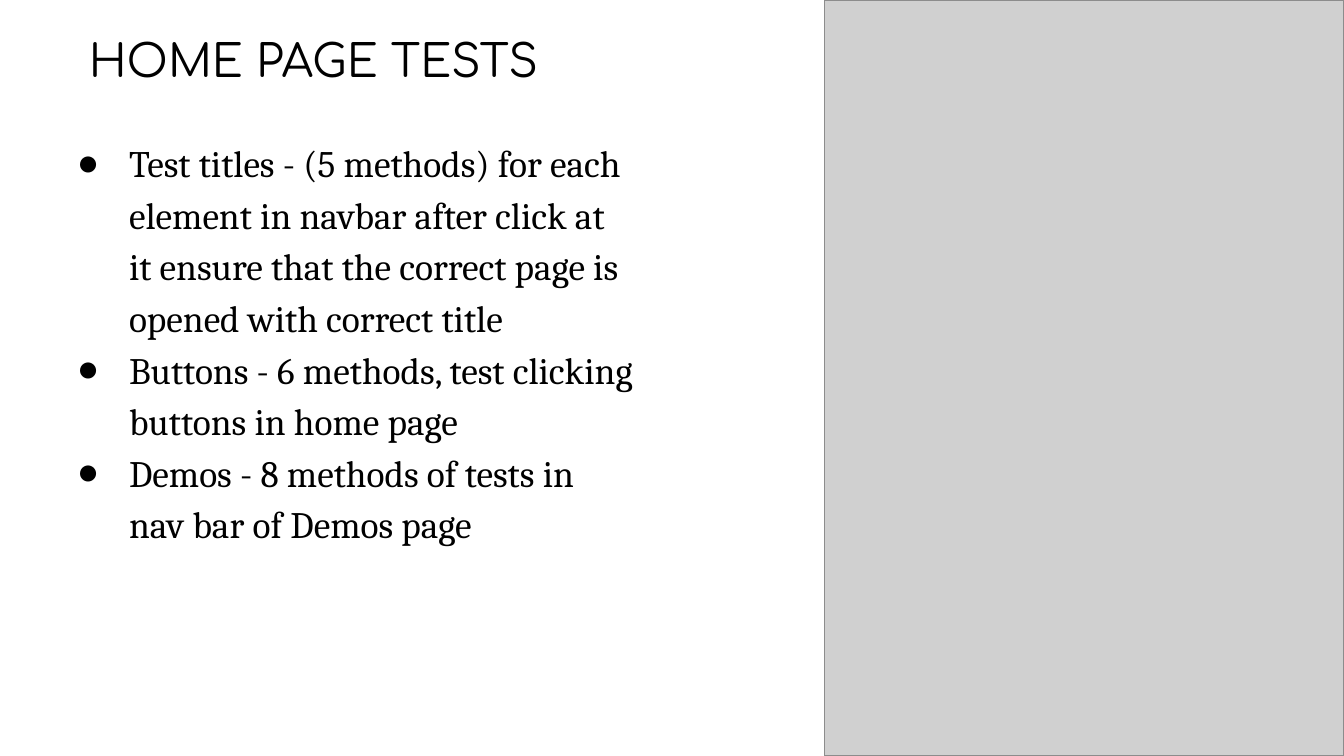
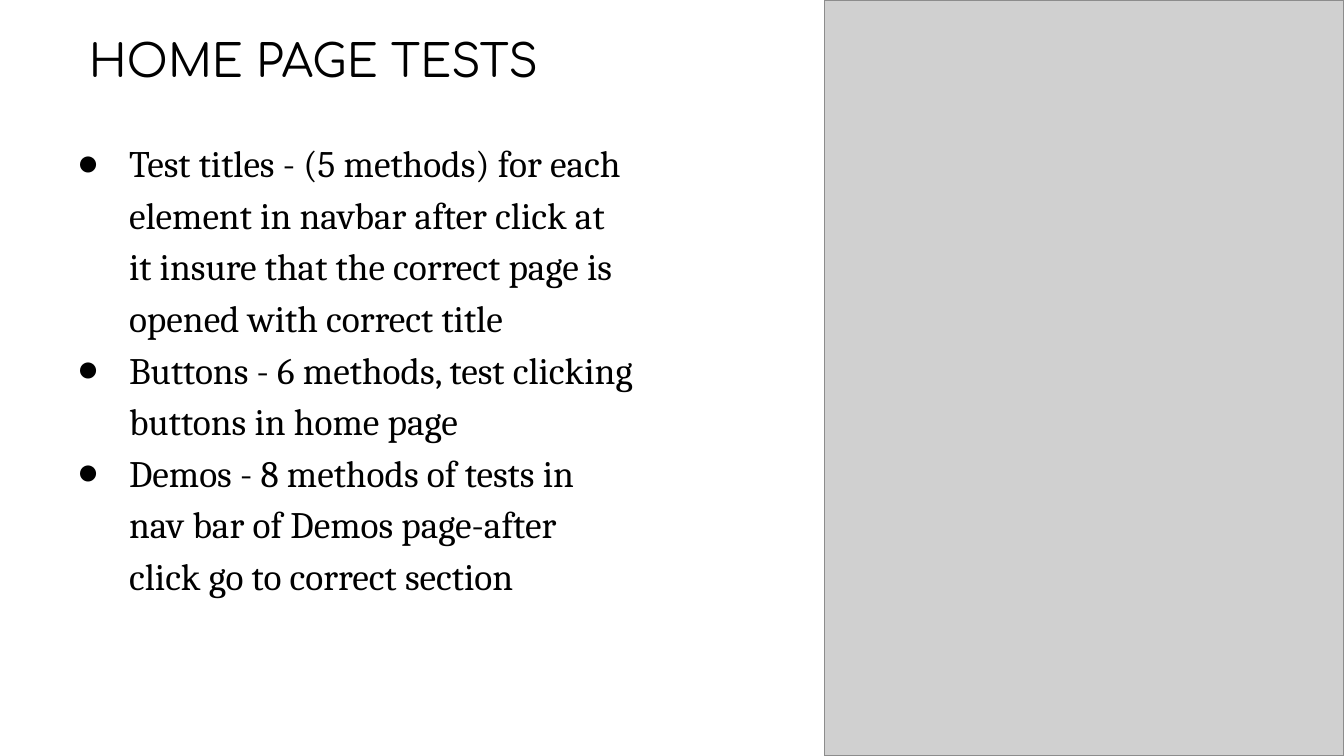
Before and after one commit to samar123419/QA_Automation_middle_project, a slide deck: slide 4 of middle presentation.pptx. Drawn at 1344x756 pixels with LibreOffice and Linux fonts; fonts in the diff are those of the drawing; grey boxes stand for pictures; background and template pictures are left out. Boxes give left, top, right and bottom in pixels: in the first picture for what was removed or moved away, otherwise in the second. Text is boxed around its words. In the diff, an @@ line names an element or a change of style, - is before the commit and + after.

```diff
--- a/middle presentation.pptx
+++ b/middle presentation.pptx
@@ text at (129,150,620,340): text changed @@
-● Test titles - (5 methods) for each element in navbar after click at it ensure that the correct page is opened with correct title
+● Test titles - (5 methods) for each element in navbar after click at it insure that the correct page is opened with correct title
@@ text at (129,460,574,599): text changed @@
-● Demos - 8 methods of tests in nav bar of Demos page
+● Demos - 8 methods of tests in nav bar of Demos page-after click go to correct section
```
Also in this commit, not shown: 5 other slides changed, 3 slides added, 1 slide removed.
